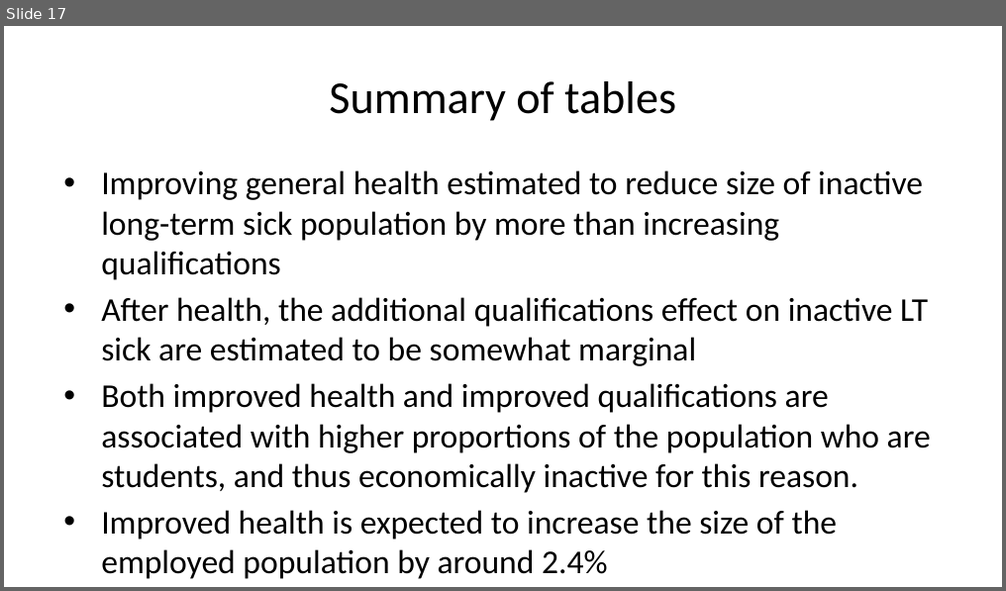
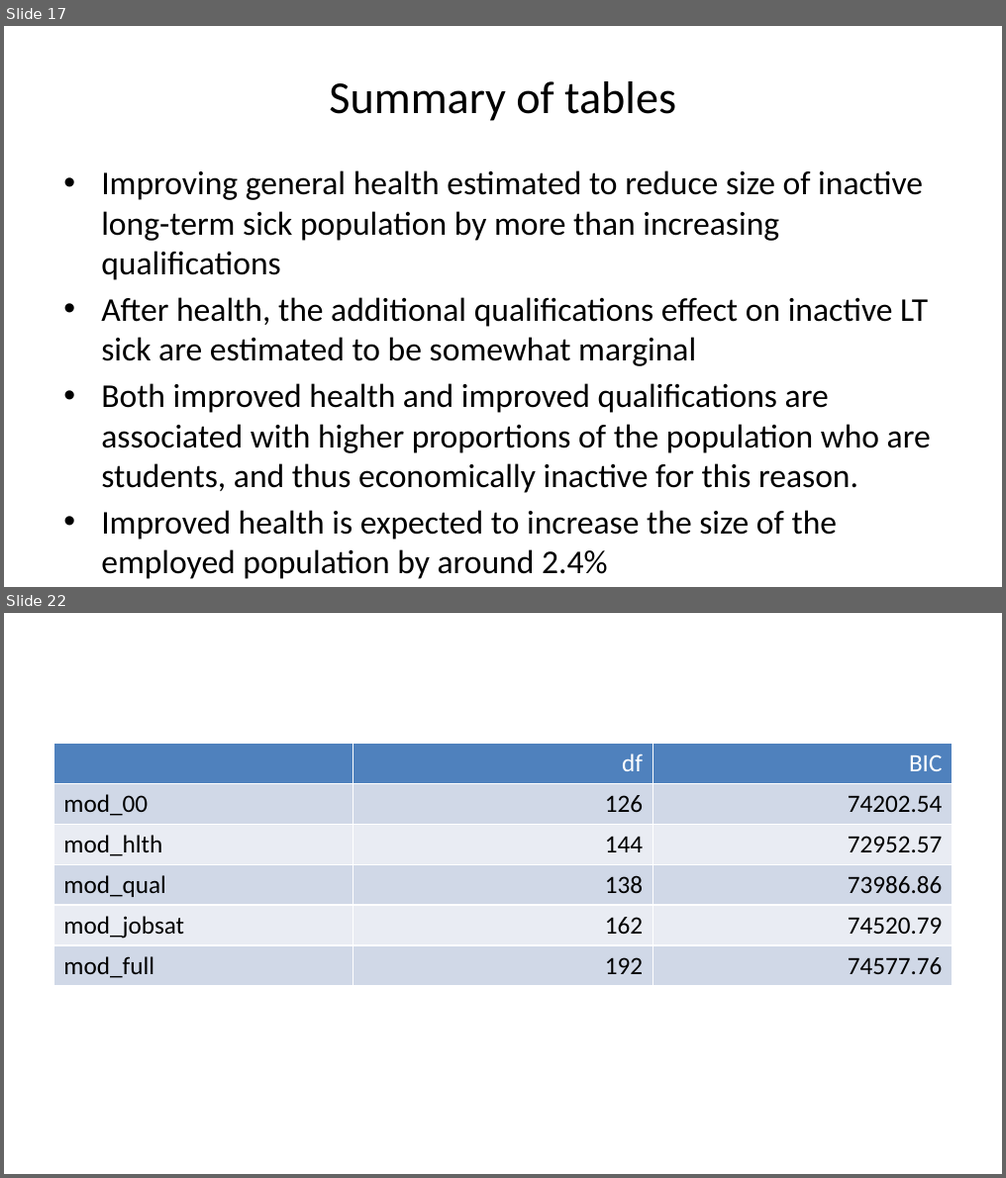
Before and after one commit to CatherineFoster/EconomicInactivity2, a slide deck: notebooks/21_summary_presentation.pptx. Shown one above the other, each under a label of ours: slide 17 before the commit, slides 17 and 22 after it; the slides between them are not shown. The pictures are 1006x591 and 1006x1178 pixels, drawn with LibreOffice and Linux fonts; fonts in the diff are those of the drawing. Boxes give left, top, right and bottom in pixels: in the first picture for what was removed or moved away, otherwise in the second. Text is boxed around its words. In the diff, an @@ line names an element or a change of style, - is before the commit and + after.

```diff
--- a/notebooks/21_summary_presentation.pptx
+++ b/notebooks/21_summary_presentation.pptx
@@ slide 22 added at [4, 613, 1002, 1174], background #FFFFFF @@
@@ table added at [54, 744, 952, 1114], 6 rows, 3 columns @@
+ | df | BIC
+mod_00 | 126 | 74202.54
+mod_hlth | 144 | 72952.57
+mod_qual | 138 | 73986.86
+mod_jobsat | 162 | 74520.79
+mod_full | 192 | 74577.76
```
Also in this commit, not shown: 8 other slides added, 1 other file.
